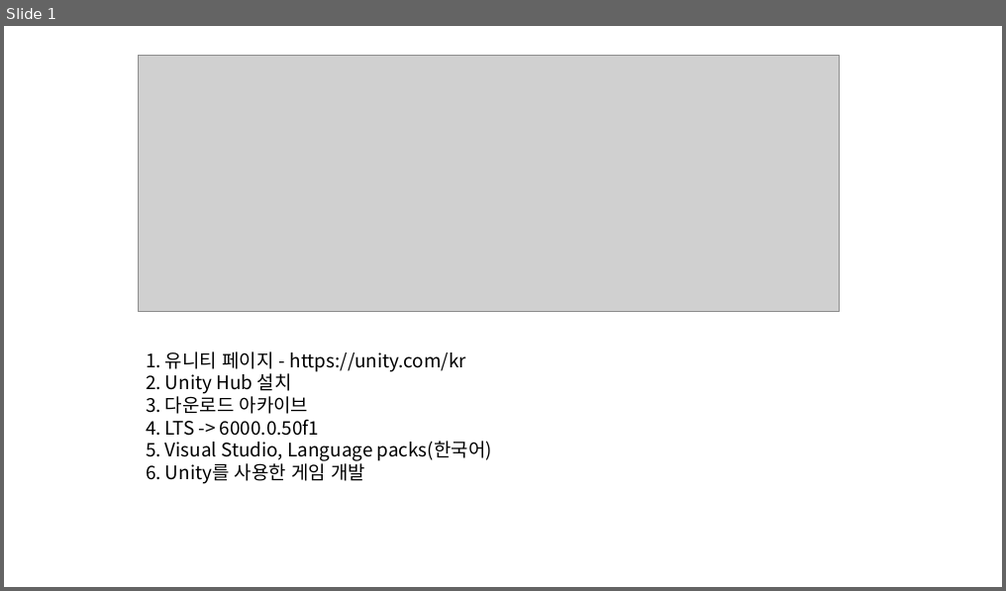
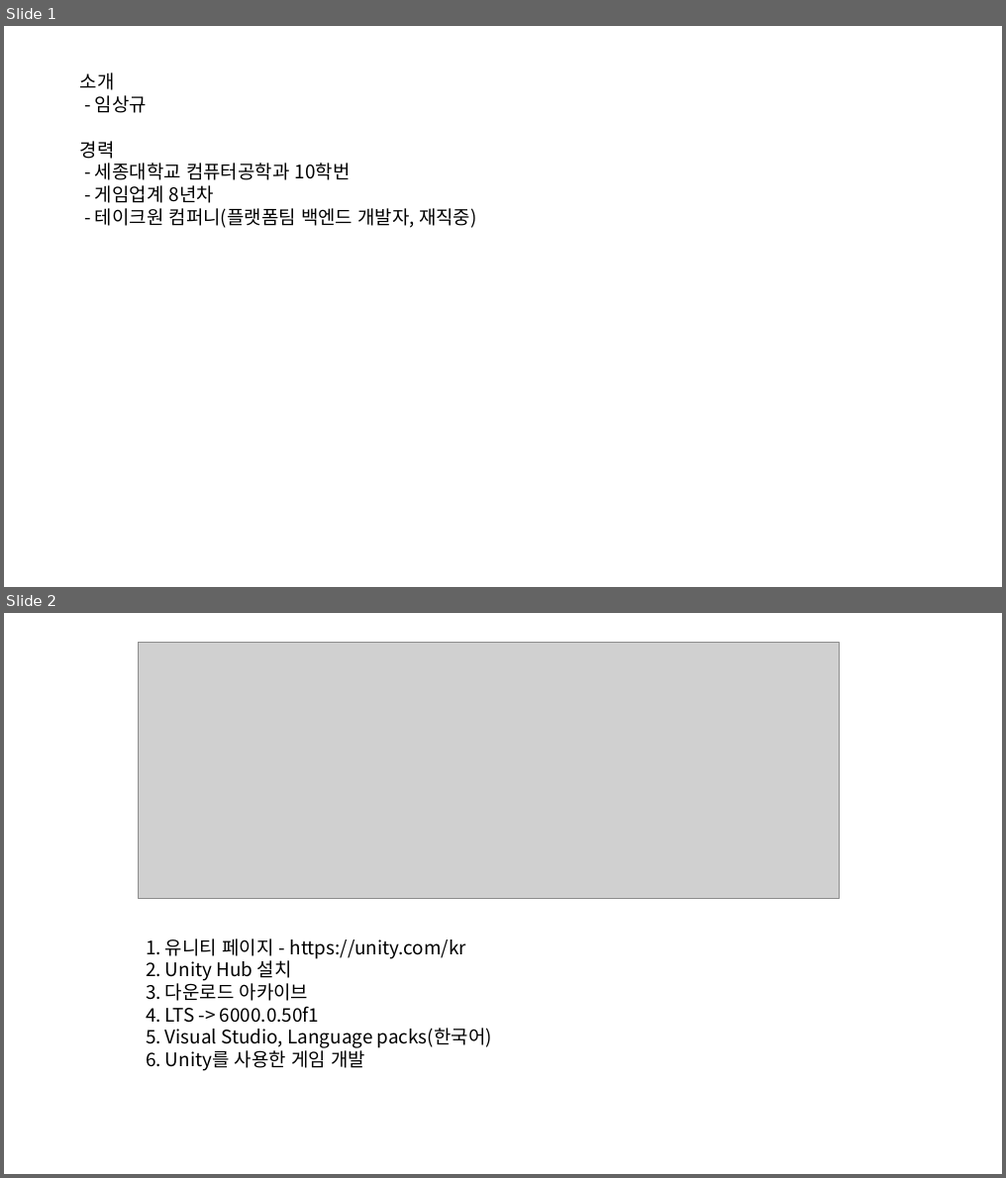
Before and after one commit to SangGyu-Lim/2025_study_lecture, a slide deck: client/lecture/1주차 유니티 설치 가이드.pptx. Shown one above the other, each under a label of ours: slide 1 before the commit, slides 1 and 2 after it. The pictures are 1006x591 and 1006x1178 pixels, drawn with LibreOffice and Linux fonts; fonts in the diff are those of the drawing; grey boxes stand for pictures. Boxes give left, top, right and bottom in pixels: in the first picture for what was removed or moved away, otherwise in the second. Text is boxed around its words. In the diff, an @@ line names an element or a change of style, - is before the commit and + after.

```diff
--- a/client/lecture/1주차 유니티 설치 가이드.pptx
+++ b/client/lecture/1주차 유니티 설치 가이드.pptx
@@ slide 1 added at (x1=4, y1=26, x2=1002, y2=587), background #FFFFFF @@
@@ rectangle added at (x1=73, y1=68, x2=681, y2=279), outline #FFFFFF 0 pt, 18 pt, text #000000 @@
+소개
+- 임상규
+경력
+- 세종대학교 컴퓨터공학과 10학번
+- 게임업계 8년차
+- 테이크원 컴퍼니(플랫폼팀 백엔드 개발자, 재직중)
@@ what was slide 1 is now slide 2 @@
```
Also in this commit, not shown: 1 other slide added.
